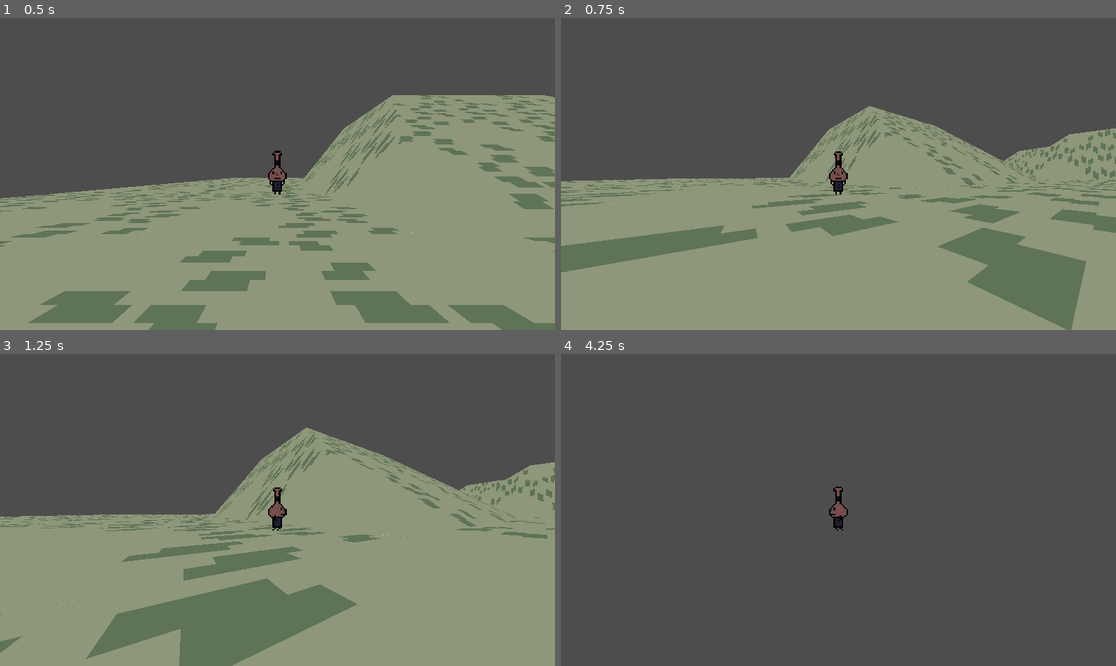
Above: before the commit, frames 1-4 (two rows, left to right).
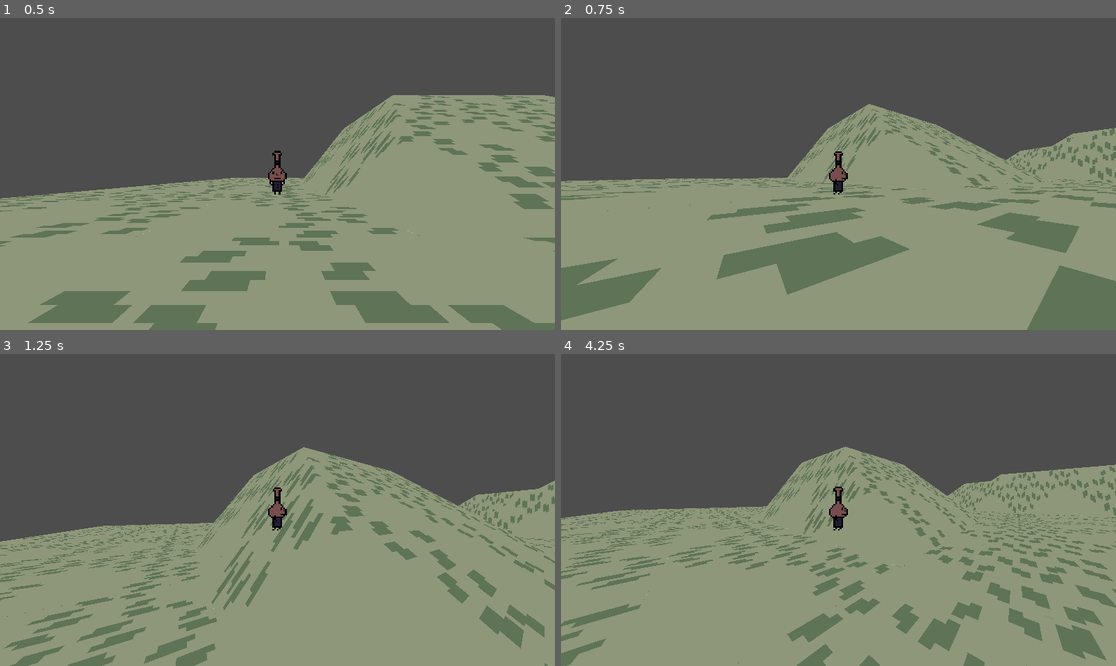
Above: after the commit, the same moments.

Repository: Phil-Nettekoven/gd-portfolio-site
Game: Godot game, scene res://scenes/world_1/world_1.tscn
Two runs of this game, one before a commit and one after it. Both use one fixed random seed, a clock stepped at 60 frames per second and the inputs below.
Inputs (mouse positions are in pixels of both pictures, inside the frame that each line leads up to):
- Up to frame 1 (0.5 s): no input
- Up to frame 2 (0.75 s): move the mouse to (866, 174) at 0.52 s; hold W (up) from 0.53 s (still down); hold Shift (sprint, bound only after the commit) from 0.53 s (still down)
- Up to frame 3 (1.25 s): keep holding W (up); keep holding Shift (sprint, bound only after the commit); tap Space (sprint, bound only before the commit) at 0.8 s
- Up to frame 4 (4.25 s): keep holding W (up); move the mouse to (810, 510) at 1.27 s; release Shift (sprint, bound only after the commit) at 1.28 s; tap Space (sprint, bound only before the commit) at 1.35, 2.3, 2.85, 3.8 s; tap Shift (sprint, bound only after the commit) at 1.55, 3.05 s; move the mouse to (849, 503) at 2.02 s; hold Shift (sprint, bound only after the commit) 2.03-2.78 s; move the mouse to (832, 516) at 2.77 s; move the mouse to (877, 513) at 3.52 s; hold Shift (sprint, bound only after the commit) from 3.53 s (still down); tap R (reset, bound only after the commit) at 4.15 s

Frame 1 is identical in both runs. In frame 2, 20% of the frame differs, in the area x 0-100%, y 27-100%; in frame 3, 20%; in frame 4, 58%, in the area x 0-100%, y 29-100%.

Commit message:
glover 2: return of the mac

Diff:
--- a/characters/player/camera_pivot.gd
+++ b/characters/player/camera_pivot.gd
@@ -11,6 +11,9 @@
 	if event is not InputEventMouseMotion:
 		return
 
+	if (Input.mouse_mode != Input.MOUSE_MODE_CAPTURED):
+		Input.set_mouse_mode(Input.MOUSE_MODE_CAPTURED)
+
 	rotation.x -= event.relative.y * mouse_sensitivity
 	# Prevent the camera from rotating too far up or down.
 	rotation.x = clampf(rotation.x, -tilt_limit, tilt_limit)
--- a/characters/player/player.gd
+++ b/characters/player/player.gd
@@ -1,20 +1,20 @@
 extends CharacterBody3D
 
 @onready var jump_timer:Timer = $jump_timer
-@onready var spring_arm:SpringArm3D = $SpringArm3D
 @onready var camera:Camera3D = %camera
 var can_jump:bool = true
 
-const MAX_SPEED:float  = 100.0
+const MAX_SPEED:float  = 100
 const SPRINT_MOD:float = 2.0
 const ACCELERATION:float = 50
-const DECELERATION:float = 75
+const DECELERATION:float = 40
 
-const JUMP_VELOCITY:float = 2
+const JUMP_VELOCITY:float = 20
 const JUMP_MOD:float = 1.25
 const JUMP_COOLDOWN:float = 0.05
 const GRAVITY_MOD:float = 2.0
 
+@onready var starting_pos:Vector3 = self.global_position
 
 enum STATE {pathing, free, disabled}
 var state:STATE = STATE.free
@@ -37,8 +37,9 @@
 	if !(Input.is_action_pressed("left") || Input.is_action_pressed("right")): return
 	var direction:Vector2 = Input.get_vector("left", "right", "up", "down").normalized()
 
-	var cur_movespeed:float =     MAX_SPEED
+	var cur_movespeed:float = MAX_SPEED
 	var cur_jump_velocity:float = JUMP_VELOCITY
+
 	if Input.is_action_pressed("sprint"):
 		cur_movespeed *= SPRINT_MOD
 		cur_jump_velocity *= JUMP_MOD
@@ -55,20 +56,30 @@
 func free_movement(_delta:float)->void:
 	if not is_on_floor():
 		velocity += (get_gravity() * GRAVITY_MOD) * _delta
-		move_and_slide()
-		return
+		#move_and_slide()
+		#return
 
 	var input_dir:Vector2 = Input.get_vector("left","right","up","down")
 	var direction:Vector3 = Vector3(input_dir.x,0,input_dir.y).normalized()
 	direction = direction.rotated(Vector3.UP, camera.global_rotation.y)
 
+	var cur_jump_velocity:float = JUMP_VELOCITY
+	var target_movespeed:float  = MAX_SPEED
+
+	if is_on_floor() && Input.is_action_pressed("sprint"):
+		target_movespeed *= SPRINT_MOD
+		cur_jump_velocity *= JUMP_MOD
+
 	if direction: #Moving
-		direction *= MAX_SPEED
+		direction *= target_movespeed
 		velocity.x = move_toward(velocity.x, direction.x, _delta * ACCELERATION)
 		velocity.z = move_toward(velocity.z, direction.z, _delta * ACCELERATION)
-	else: #Stop
+	elif is_on_floor(): #Decelerate if on floor
 		velocity.x = move_toward(velocity.x, 0, _delta * DECELERATION)
 		velocity.z = move_toward(velocity.z, 0, _delta * DECELERATION)
+
+	if is_on_floor() && Input.is_action_pressed("jump"):
+		velocity.y = cur_jump_velocity
 
 	move_and_slide()
 #	if not (is_on_floor() and velocity.y <= 0): return
@@ -146,7 +157,8 @@
 	can_jump = true
 
 func _process(delta: float) -> void:
-
+	if Input.is_action_just_pressed("reset"):
+		reset()
 	if state == STATE.pathing:
 		path_movement(delta)
 	elif state == STATE.free:
@@ -154,3 +166,7 @@
 	else: ##DISABLED
 		return
 	handle_animations()
+
+func reset()->void:
+	self.global_position = starting_pos
+	velocity = Vector3.ZERO
--- a/project.godot
+++ b/project.godot
@@ -58,12 +58,17 @@
 }
 sprint={
 "deadzone": 0.2,
-"events": [Object(InputEventKey,"resource_local_to_scene":fa …(140 unchanged characters)… d":false,"keycode":0,"physical_keycode":32,"key_label":0,"unicode":32,"location":0,"echo":false,"script":null)
+"events": [Object(InputEventKey,"resource_local_to_scene":fa …(140 unchanged characters)… d":false,"keycode":0,"physical_keycode":4194325,"key_label":0,"unicode":0,"location":0,"echo":false,"script":null)
 ]
 }
-jump_mod={
+reset={
 "deadzone": 0.2,
-"events": [Object(InputEventKey,"resource_local_to_scene":fa …(140 unchanged characters)… d":false,"keycode":0,"physical_keycode":4194325,"key_label":0,"unicode":0,"location":0,"echo":false,"script":null)
+"events": [Object(InputEventKey,"resource_local_to_scene":fa …(140 unchanged characters)… d":false,"keycode":0,"physical_keycode":82,"key_label":0,"unicode":114,"location":0,"echo":false,"script":null)
+]
+}
+jump={
+"deadzone": 0.2,
+"events": [Object(InputEventKey,"resource_local_to_scene":false,"resource_name":"","device":-1,"window_id":0,"alt_pressed":false,"shift_pressed":false,"ctrl_pressed":false,"meta_pressed":false,"pressed":false,"keycode":0,"physical_keycode":32,"key_label":0,"unicode":32,"location":0,"echo":false,"script":null)
 ]
 }
 
